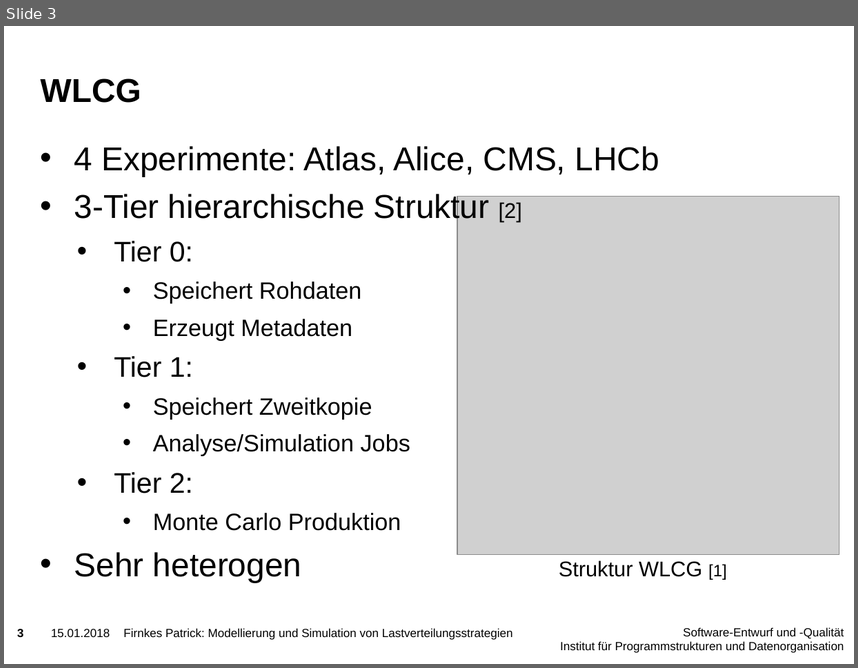
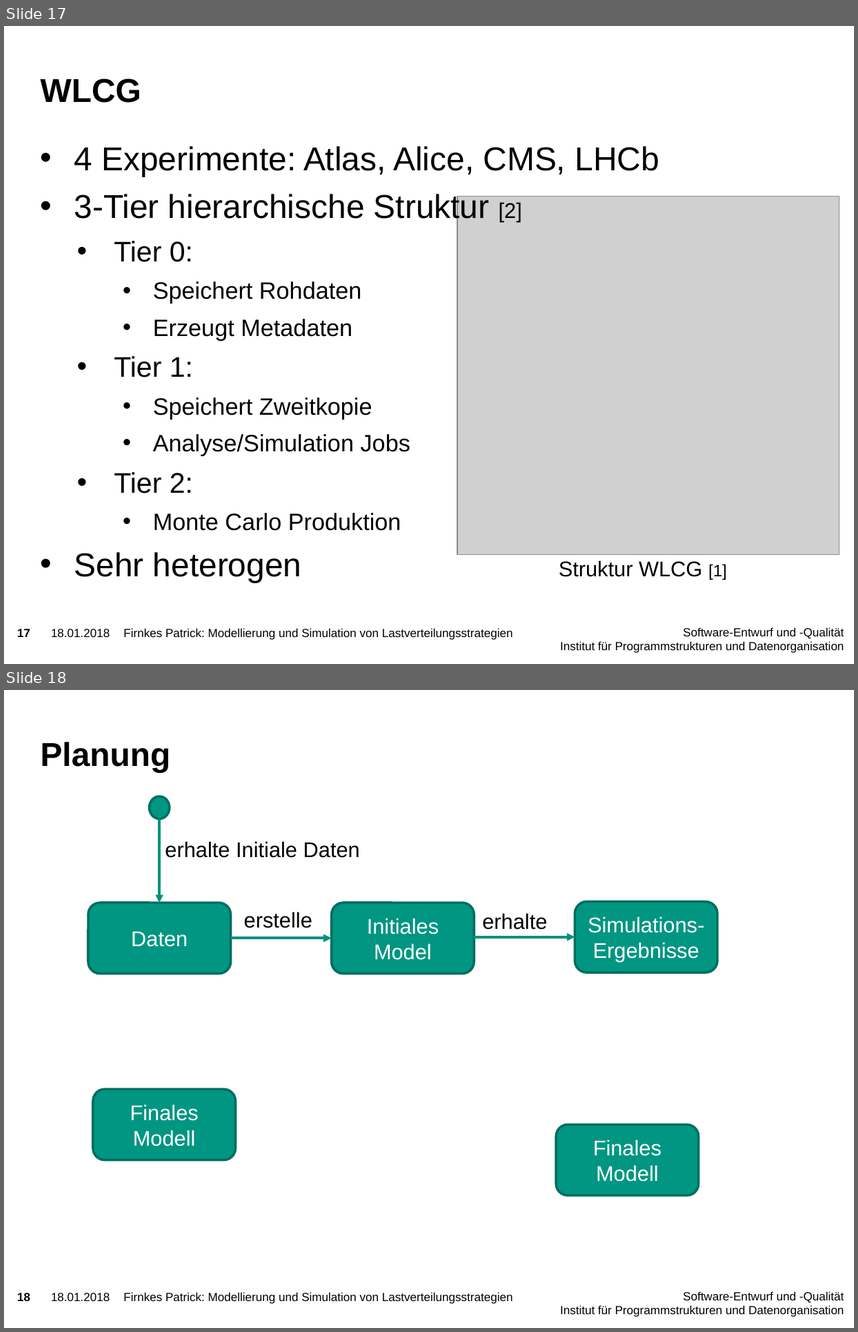
Before and after one commit to PatFirn/wlcg-loadbalancing, a slide deck: presentations/projekt-vorstellung.pptx. Shown one above the other, each under a label of ours: slide 3 before the commit, slides 17 and 18 after it. The pictures are 858x668 and 858x1332 pixels, drawn with LibreOffice and Linux fonts; fonts in the diff are those of the drawing; grey boxes stand for pictures; background and template pictures are left out. Boxes give left, top, right and bottom in pixels: in the first picture for what was removed or moved away, otherwise in the second. Text is boxed around its words. In the diff, an @@ line names an element or a change of style, - is before the commit and + after.

```diff
--- a/presentations/projekt-vorstellung.pptx
+++ b/presentations/projekt-vorstellung.pptx
@@ slide 18 added at <box>4,690,854,1328</box>, background picture (left out); not listed: 3 template elements that a slide beside it also shows @@
@@ title added at <box>41,742,171,773</box>, 28 pt, text #000000, bold @@
+Planung
@@ ellipse added at <box>150,796,170,818</box>, fill #009682, outline #006F60 2 pt @@
@@ arrow added from (159, 818) to (159, 903), #00937F 2.25 pt @@
@@ text added at <box>165,841,360,858</box>, 18 pt, text #000000 @@
+erhalte Initiale Daten
@@ rounded rectangle added at <box>88,903,231,973</box>, fill #009682, outline #006F60 2 pt, 18 pt, text #FFFFFF @@
+Daten
@@ text added at <box>244,911,312,928</box>, 18 pt, text #000000 @@
+erstelle
@@ rounded rectangle added at <box>331,903,474,973</box>, fill #009682, outline #006F60 2 pt, 18 pt, text #FFFFFF @@
+Initiales Model
@@ text added at <box>482,913,547,929</box>, 18 pt, text #000000 @@
+erhalte
@@ rounded rectangle added at <box>575,902,718,972</box>, fill #009682, outline #006F60 2 pt, 18 pt, text #FFFFFF @@
+Simulations-Ergebnisse
@@ arrow added from (474, 936) to (575, 936), #00937F 2.25 pt @@
@@ arrow added from (231, 938) to (331, 938), #00937F 2.25 pt @@
@@ rounded rectangle added at <box>93,1089,236,1159</box>, fill #009682, outline #006F60 2 pt, 18 pt, text #FFFFFF @@
+Finales Modell
@@ rounded rectangle added at <box>556,1125,699,1195</box>, fill #009682, outline #006F60 2 pt, 18 pt, text #FFFFFF @@
+Finales Modell
@@ text added at <box>123,1292,513,1303</box>, 10 pt, text #000000 @@
+Firnkes Patrick: Modellierung und Simulation von Lastverteilungsstrategien
@@ what was slide 3 is now slide 17 @@
@@ slide 17 changed as well @@
@@ page number at <box>17,628,30,637</box>: text changed @@
-3
+17
@@ text at <box>51,628,110,637</box>: text changed @@
-15.01.2018
+18.01.2018
```
Also in this commit, not shown: 7 other slides changed, 8 other slides added.
